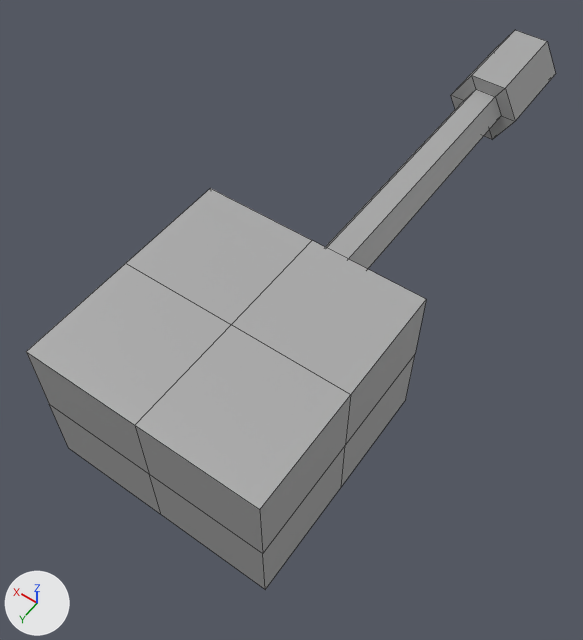
Two versions of the FBX model Meshes/Turret.fbx, one commit apart.
Camera for both pictures: a 50 mm camera at (-1.02, 1.11, 3.3) aimed at (0.12, -0.48, 0.81). Arrows for +X, +Y and +Z are at lower left; the lights stay in place. Mesh edges are drawn as thin lines. Where no turn or scale is listed for an object, it has been applied to the vertices.

Objects in the first picture: 'Turret'.
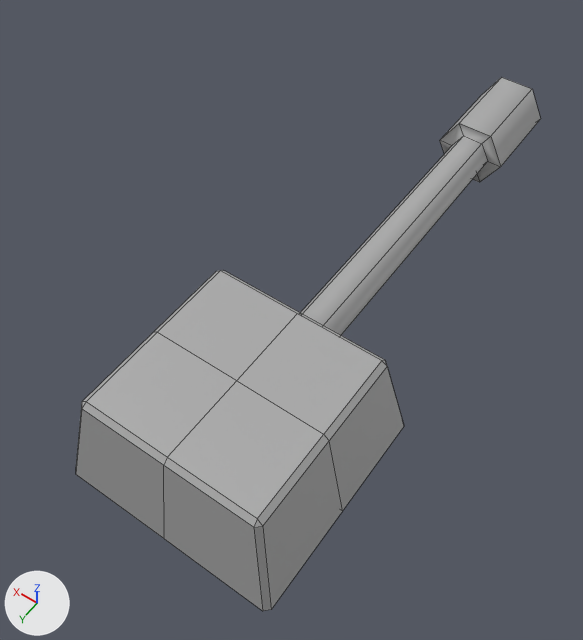
The edits, one by one:
me_mesh is used by ob_turret; location (0.0, 0.0, 1.083).
me_mesh had 50 vertices, 43 faces and spanned x -0.43..0.43, y -2.17..0.43, z -0.29..0.29.
me_mesh now has 58 vertices, 51 faces and spans x -0.45..0.45, y -2.14..0.45, z 0.0..0.44.
me_mesh part 1: the loose piece of 26 vertices spanning x -0.43..0.43, y -0.43..0.43, z -0.29..0.29 is rebuilt with 34 vertices and now spans x -0.45..0.45, y -0.45..0.45, z 0.0..0.44.
me_mesh part 2: a new loose piece of 24 vertices spanning x -0.16..0.16, y -2.14..-0.38, z 0.08..0.35, in mat_standardsurface1 (grey #aaaaaa).
Part 3, on me_mesh:
24 vertices are removed from x -0.16..0.16, y -2.17..-0.4, z -0.14..0.13.
19 faces are deleted.
Object 'Turret' (ob_turret) moves from (0.0, 0.0, 1.083) to (0.0, 0.0, 0.628).

Where the change shows, as pixel boxes (x1, y1, x2, y2) in the pictures (583 x 640 px):
'Turret', reshaped, moved (12% narrower): before (26, 30, 556, 589); after (76, 77, 541, 611)
part 1 of me_mesh, rebuilt (18% narrower, 15% shorter): before (26, 188, 426, 589); after (76, 270, 404, 611)
part 2 of me_mesh, added: after (300, 77, 541, 335)
part 3 of me_mesh, deleted: before (326, 30, 556, 269)
